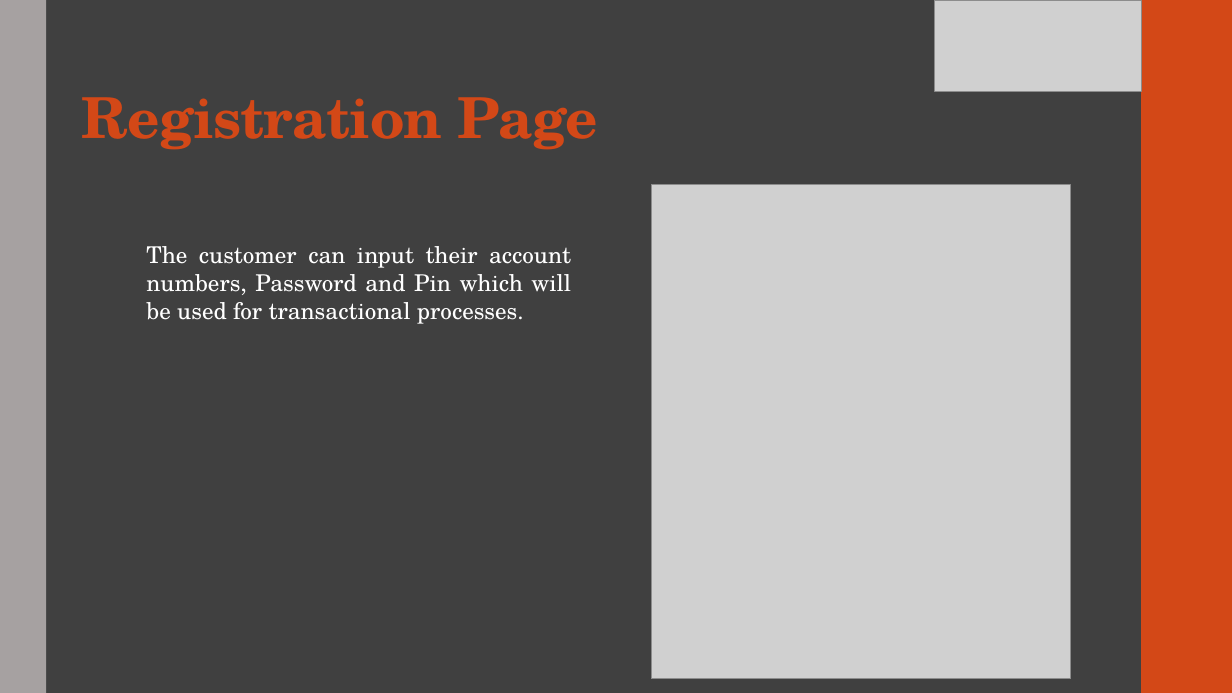
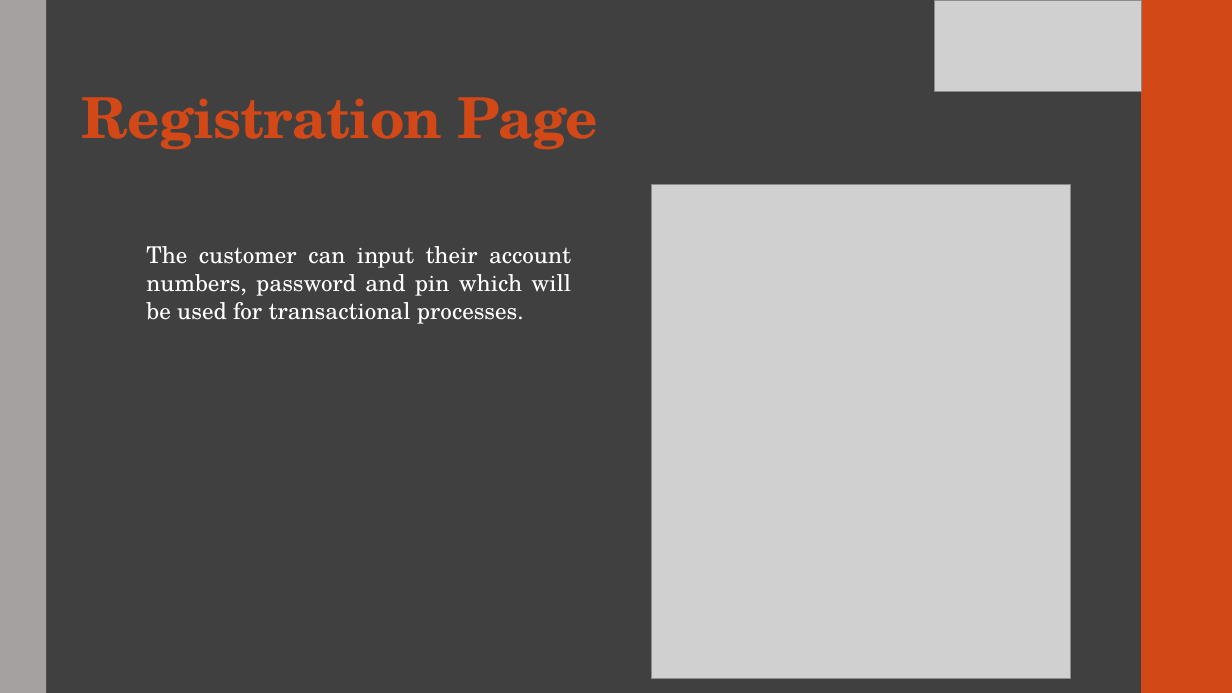
Before and after one commit to anjielayo/AZBanking, a slide deck: slide 6 of AZBanking presentation.pptx. Drawn at 1232x693 pixels with LibreOffice and Linux fonts; fonts in the diff are those of the drawing; grey boxes stand for pictures. Boxes give left, top, right and bottom in pixels: in the first picture for what was removed or moved away, otherwise in the second. Text is boxed around its words. In the diff, an @@ line names an element or a change of style, - is before the commit and + after.

```diff
--- a/AZBanking presentation.pptx
+++ b/AZBanking presentation.pptx
@@ text at (146,246,571,324): text changed @@
-The customer can input their account numbers, Password and Pin which will be used for transactional processes.
+The customer can input their account numbers, password and pin which will be used for transactional processes.
```
Also in this commit, not shown: 12 other slides changed, 2 slides added, 8 other files.
